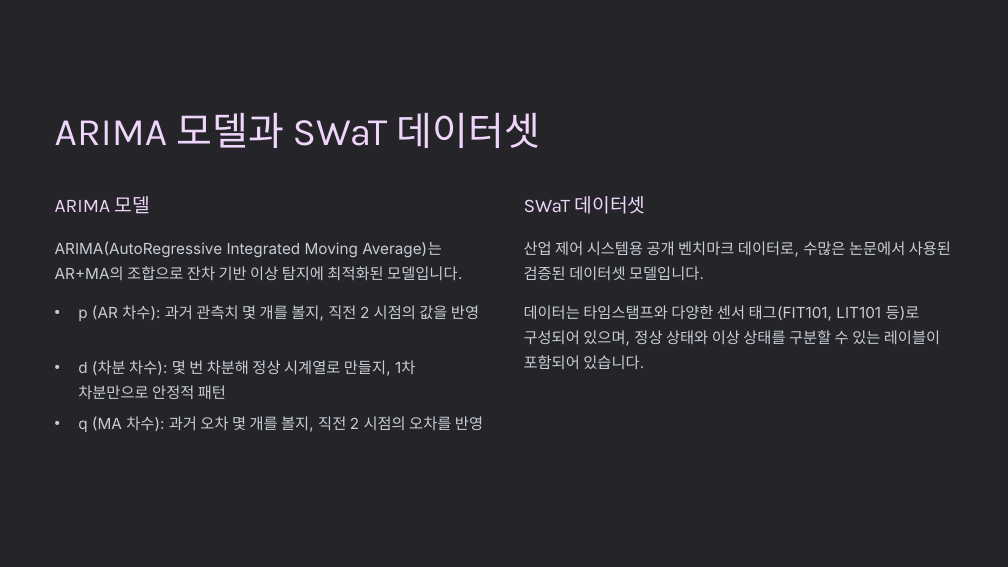
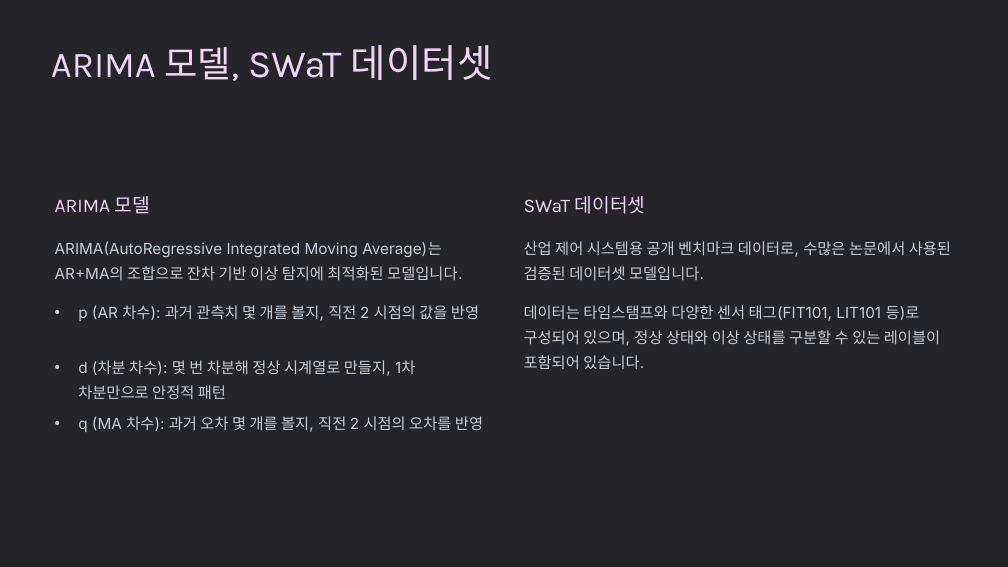
Before and after one commit to dhkeum9886/kmu-deeplearning, a slide deck: slide 5 of 과제/딥러닝특론_8주차과제_K2025029_금동환.pptx (slide 3 before the commit). Drawn at 1008x567 pixels with LibreOffice and Linux fonts; fonts in the diff are those of the drawing; background and template pictures are left out. Boxes give left, top, right and bottom in pixels: in the first picture for what was removed or moved away, otherwise in the second. Text is boxed around its words. In the diff, an @@ line names an element or a change of style, - is before the commit and + after.

```diff
--- a/과제/딥러닝특론_8주차과제_K2025029_금동환.pptx
+++ b/과제/딥러닝특론_8주차과제_K2025029_금동환.pptx
@@ text at box(51, 45, 493, 81): text changed; size 44.5 to 41.5 pt @@
-ARIMA 모델과 SWaT 데이터셋
+ARIMA 모델, SWaT 데이터셋
```
Also in this commit, not shown: 1 other slide changed, 2 slides added, 1 other file.
